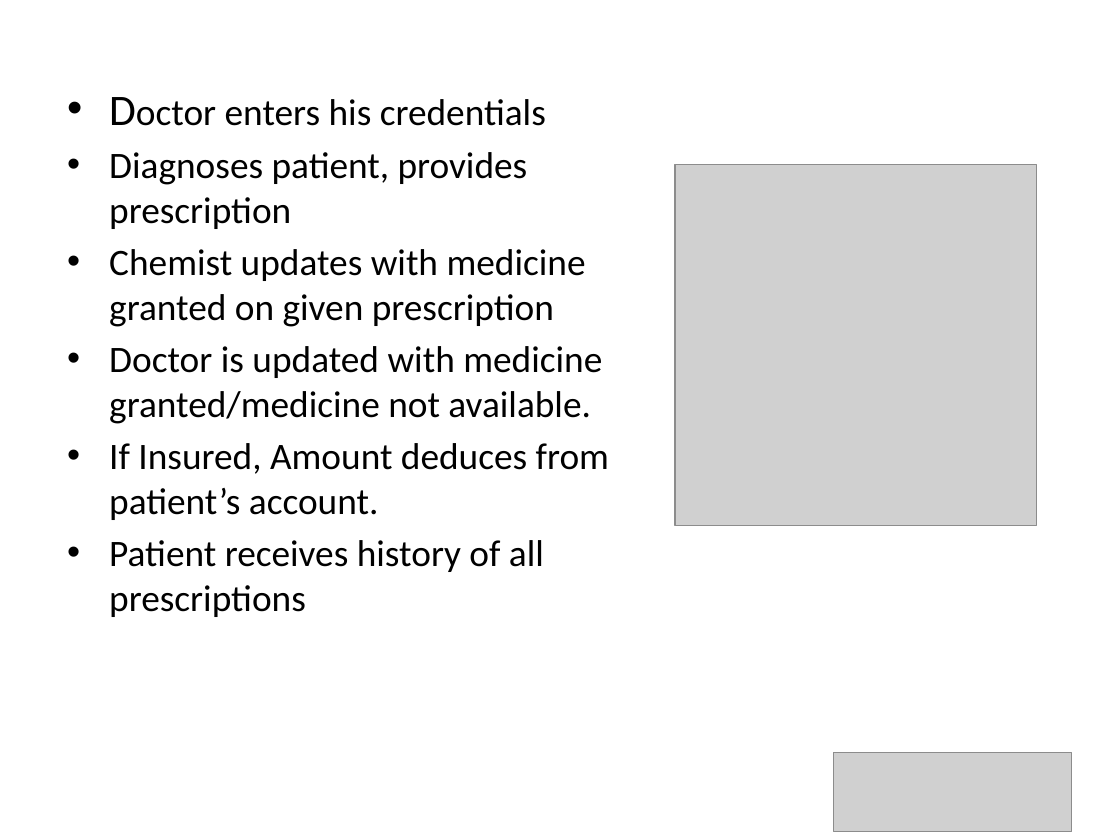
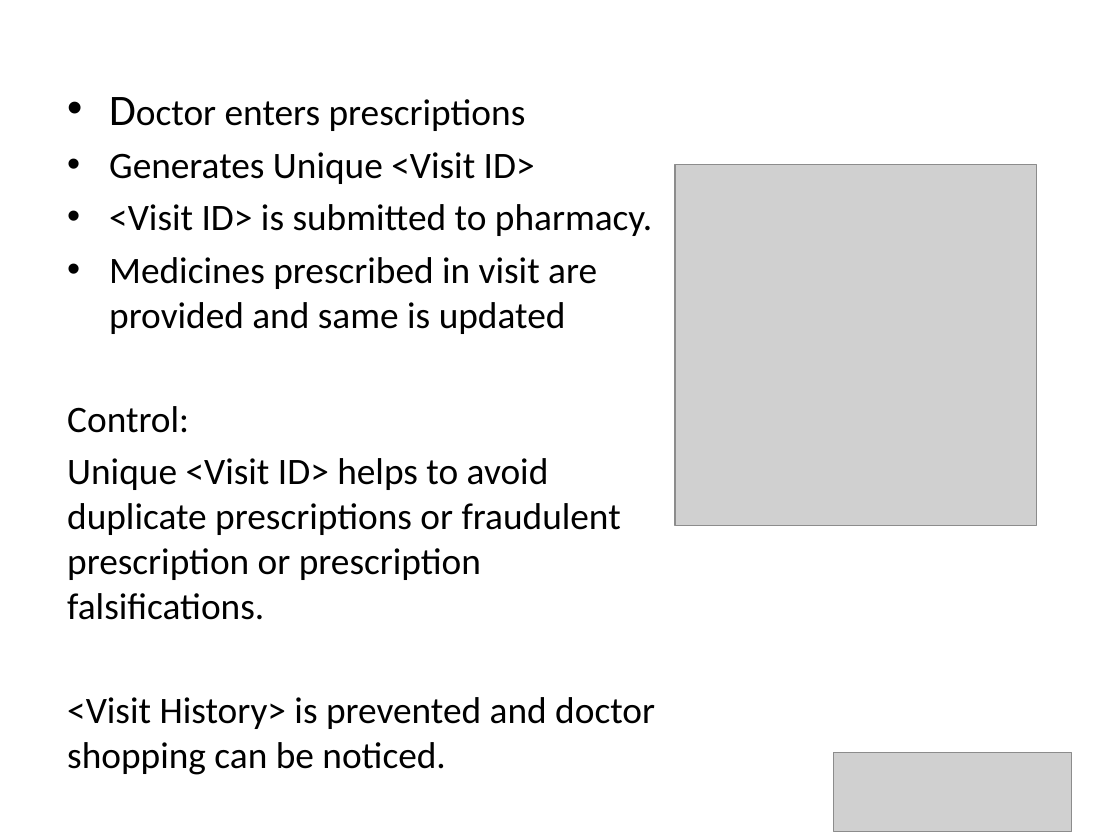
Before and after one commit to vissin/Project, a slide deck: slide 4 of SpringRestHibernate/Documents/Medical Prescription Abuse Prevention.pptx. Drawn at 1120x840 pixels with LibreOffice and Linux fonts; fonts in the diff are those of the drawing; grey boxes stand for pictures. Boxes give left, top, right and bottom in pixels: in the first picture for what was removed or moved away, otherwise in the second. Text is boxed around its words. In the diff, an @@ line names an element or a change of style, - is before the commit and + after.

```diff
--- a/SpringRestHibernate/Documents/Medical Prescription Abuse Prevention.pptx
+++ b/SpringRestHibernate/Documents/Medical Prescription Abuse Prevention.pptx
@@ text at (67, 99, 655, 775): text changed @@
-• Doctor enters his credentials
-• Diagnoses patient, provides prescription
-• Chemist updates with medicine granted on given prescription
-• Doctor is updated with medicine granted/medicine not available.
-• If Insured, Amount deduces from patient’s account.
-• Patient receives history of all prescriptions
+• Doctor enters prescriptions
+• Generates Unique <Visit ID>
+• <Visit ID> is submitted to pharmacy.
+• Medicines prescribed in visit are provided and same is updated
+Control:
+Unique <Visit ID> helps to avoid duplicate prescriptions or fraudulent prescription or prescription falsifications.
+<Visit History> is prevented and doctor shopping can be noticed.
```
Also in this commit, not shown: 3 other slides changed.
